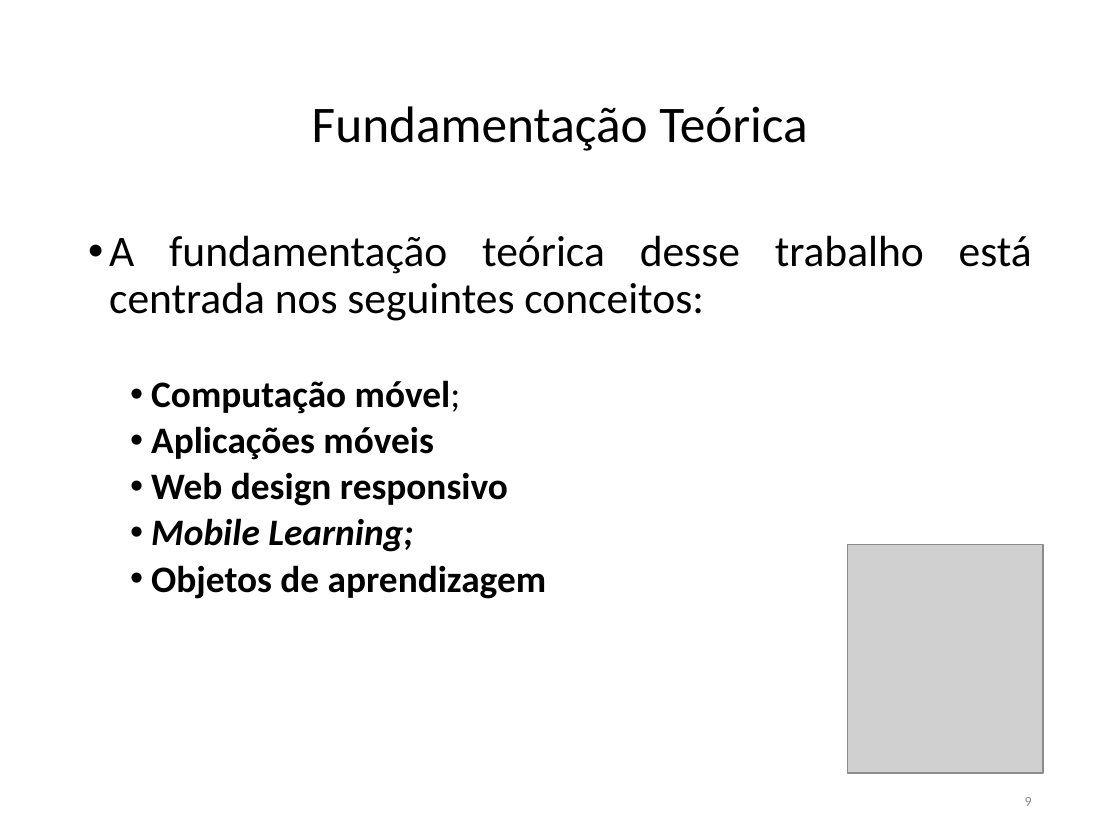
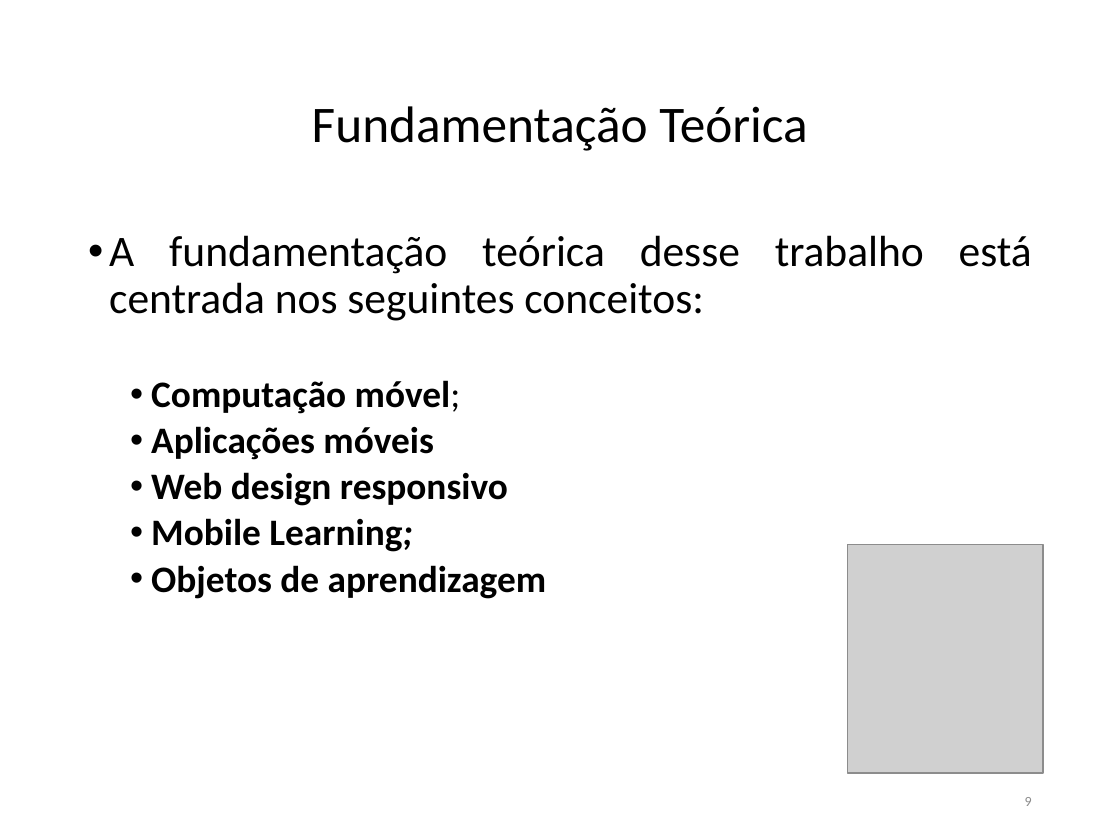
Before and after one commit to FatimaFerreiradeSousa/TCC-Mobile-Leaning, a slide deck: slide 9 of TCC - Documento/TCC II.pptx. Drawn at 1120x840 pixels with LibreOffice and Linux fonts; fonts in the diff are those of the drawing; grey boxes stand for pictures. Boxes give left, top, right and bottom in pixels: in the first picture for what was removed or moved away, otherwise in the second. Text is boxed around its words. In the diff, an @@ line names an element or a change of style, - is before the commit and + after.

```diff
--- a/TCC - Documento/TCC II.pptx
+++ b/TCC - Documento/TCC II.pptx
@@ text at (x1=151, y1=518, x2=413, y2=552): italic off in "Mobile Learning;" @@
```
Also in this commit, not shown: 4 other slides changed, 2 slides added, 5 slides removed, 4 other files.
